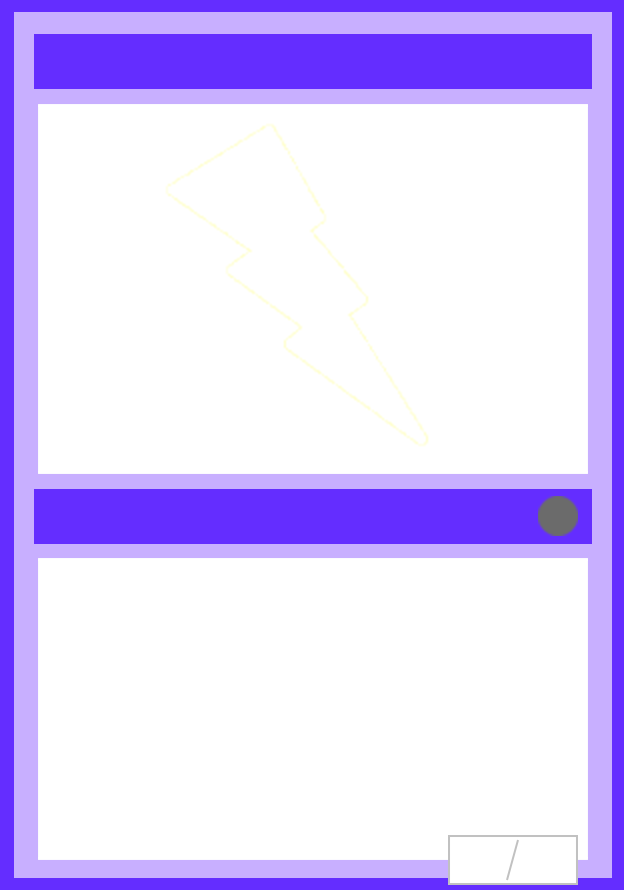
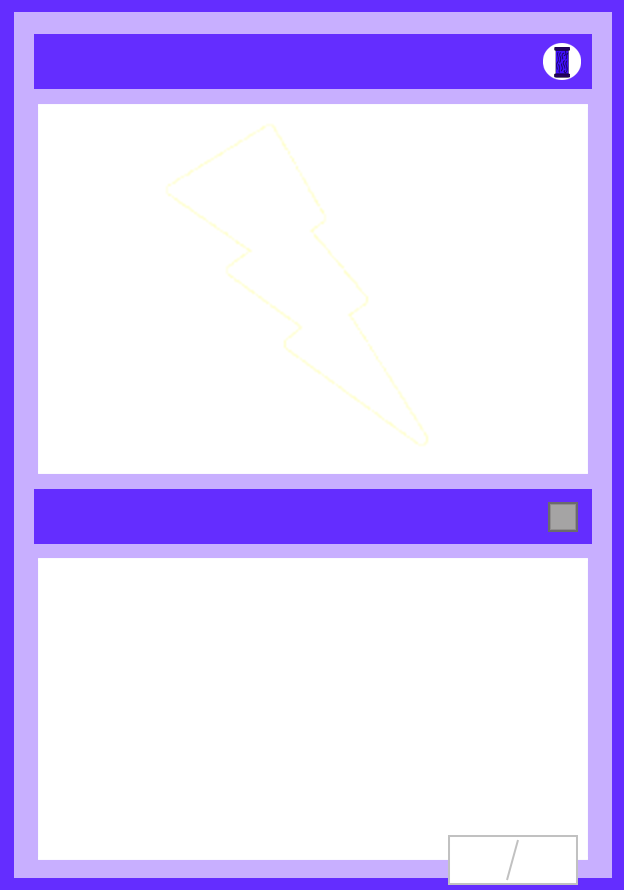
The second 624 × 890 image is a revision of the first. Changes to its layers:
painted on "Rareza" over 538, 496, 578, 536
removed layer "Decoraciones" over 538, 43, 581, 536
removed layer "Background" over 538, 43, 581, 536
removed layer "Borde" over 538, 43, 581, 536
renamed "Capa 1" to "Coste", moved it below "Rareza", painted on it over 538, 43, 581, 536
